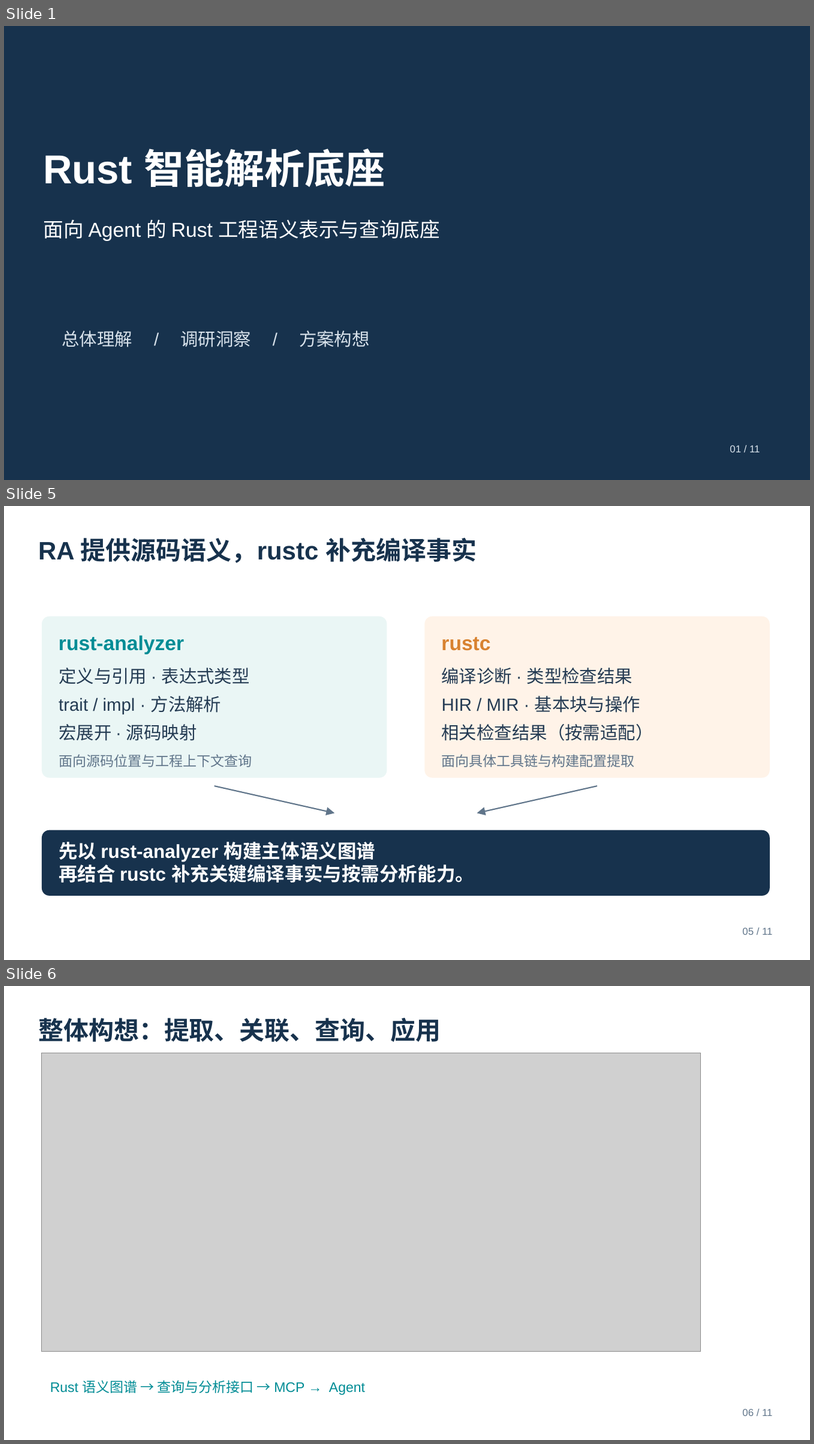
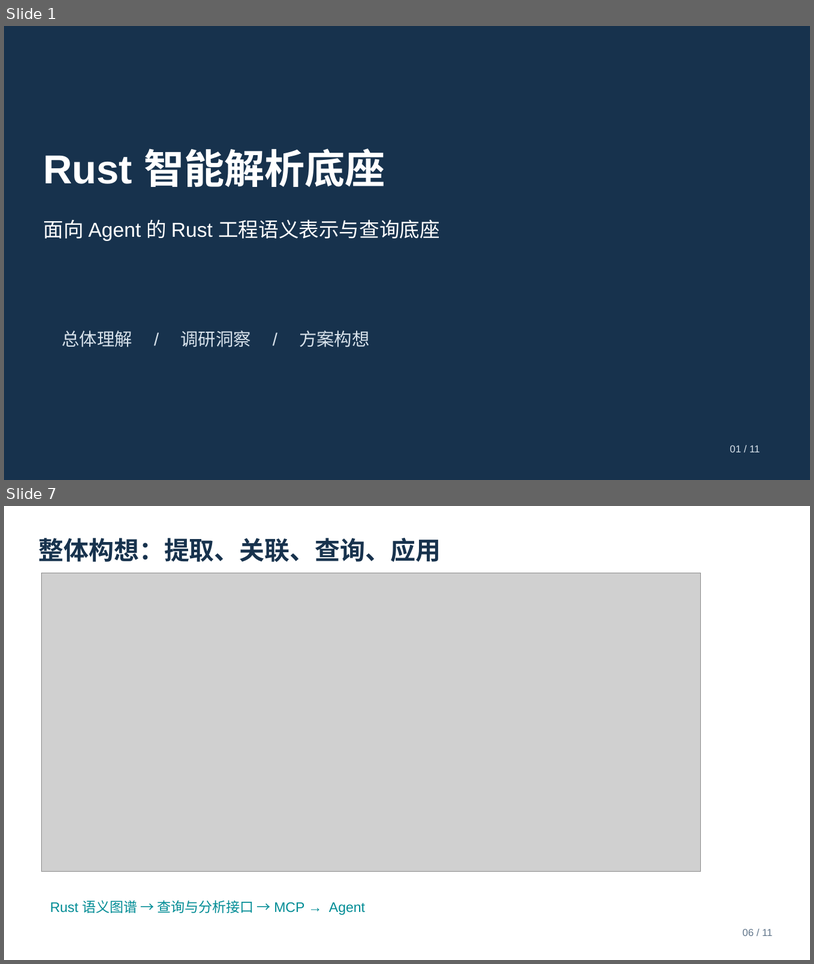
Before and after one commit to ichab/rk8s, a slide deck: Rust智能解析底座_汇报.pptx. Shown one above the other, each under a label of ours: slides 1, 5 and 6 before the commit, slides 1 and 7 after it; the slides between them are not shown. The pictures are 814x1444 and 814x964 pixels, drawn with LibreOffice and Linux fonts; fonts in the diff are those of the drawing; grey boxes stand for pictures. Boxes give left, top, right and bottom in pixels: in the first picture for what was removed or moved away, otherwise in the second. Text is boxed around its words. In the diff, an @@ line names an element or a change of style, - is before the commit and + after.

```diff
--- a/Rust智能解析底座_汇报.pptx
+++ b/Rust智能解析底座_汇报.pptx
@@ slide 5 removed at (4, 506, 810, 960), background #FFFFFF @@
@@ text removed at (38, 538, 477, 563) @@
-RA 提供源码语义，rustc 补充编译事实
@@ group removed at (42, 616, 387, 778): 5 texts, 1 rounded rectangle @@
-rust-analyzer
-定义与引用 · 表达式类型
-trait / impl · 方法解析
-宏展开 · 源码映射
-面向源码位置与工程上下文查询
@@ group removed at (425, 616, 770, 778): 5 texts, 1 rounded rectangle @@
-rustc
-编译诊断 · 类型检查结果
-HIR / MIR · 基本块与操作
-相关检查结果（按需适配）
-面向具体工具链与构建配置提取
@@ arrow removed from (215, 786) to (335, 813) @@
@@ arrow removed from (597, 786) to (477, 813) @@
@@ rounded rectangle removed at (42, 829, 770, 895) @@
@@ text removed at (59, 841, 474, 882) @@
-先以 rust-analyzer 构建主体语义图谱
-再结合 rustc 补充关键编译事实与按需分析能力。
@@ text removed at (743, 927, 773, 934) @@
-05 / 11
@@ what was slide 6 is now slide 7 @@
```
Also in this commit, not shown: 3 slides changed, 5 slides added.
